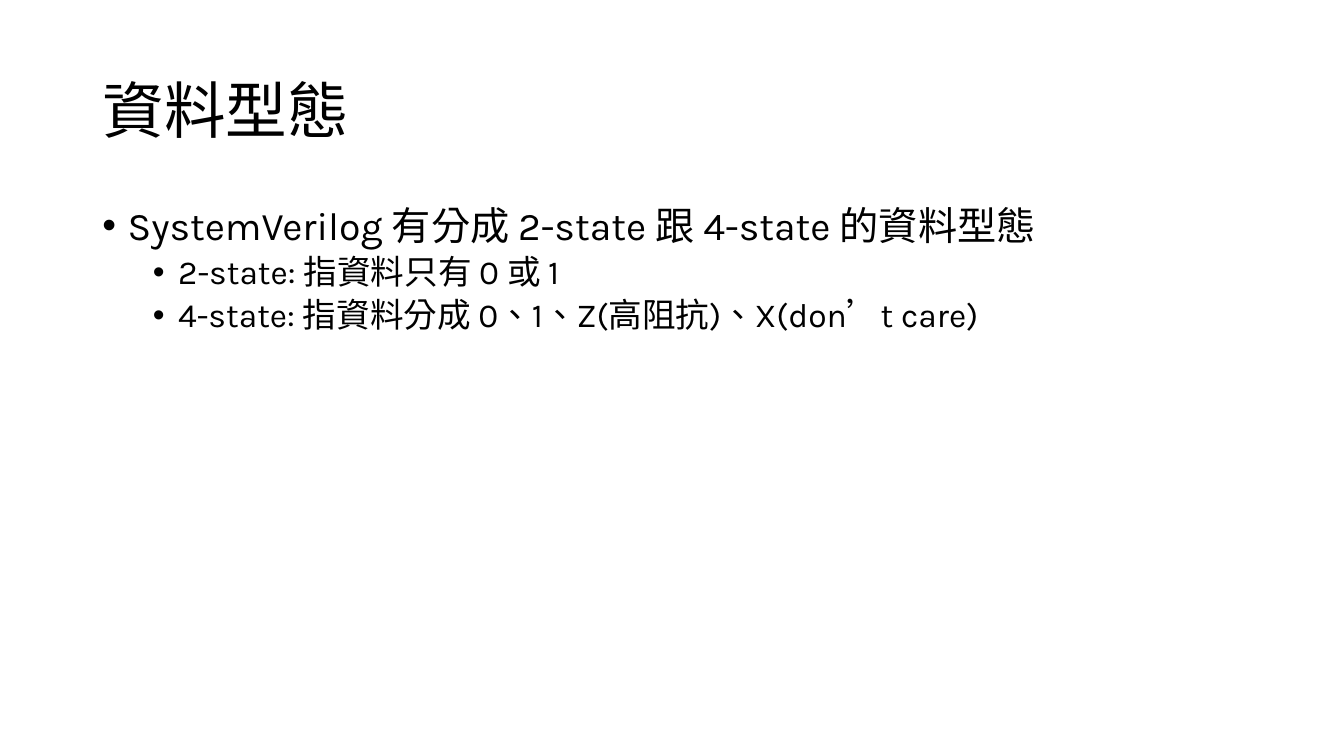
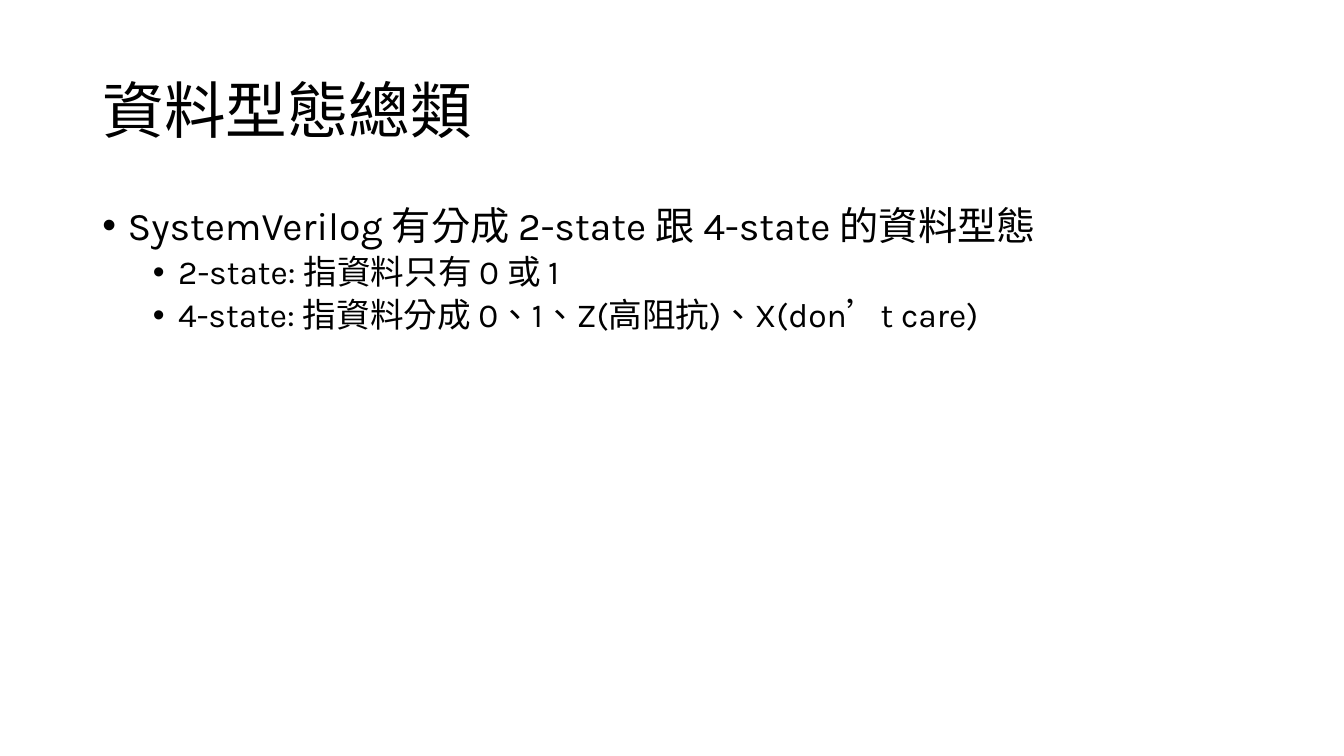
Before and after one commit to s9001055/DV_learning, a slide deck: slide 4 of systemverilog/SystemVerilog_語法學習.pptx (slide 3 before the commit). Drawn at 1344x756 pixels with LibreOffice and Linux fonts; fonts in the diff are those of the drawing. Boxes give left, top, right and bottom in pixels: in the first picture for what was removed or moved away, otherwise in the second. Text is boxed around its words. In the diff, an @@ line names an element or a change of style, - is before the commit and + after.

```diff
--- a/systemverilog/SystemVerilog_語法學習.pptx
+++ b/systemverilog/SystemVerilog_語法學習.pptx
@@ title at [102, 81, 472, 138]: text changed @@
-資料型態
+資料型態總類
```
Also in this commit, not shown: 1 other slide changed, 13 slides added.
